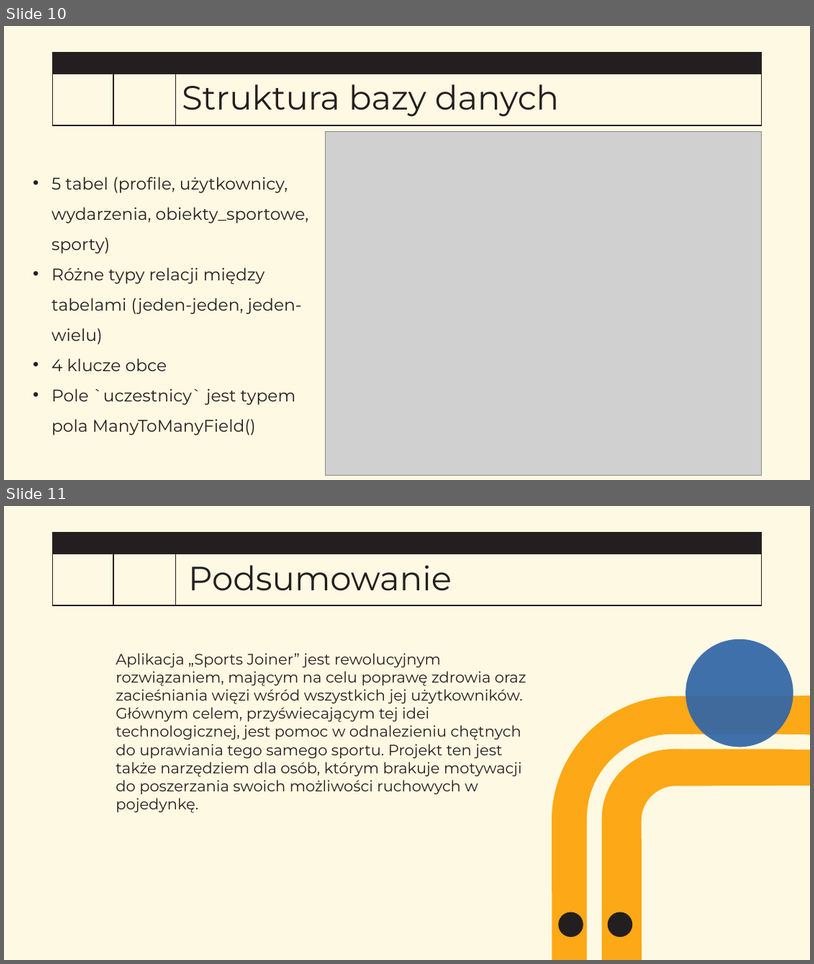
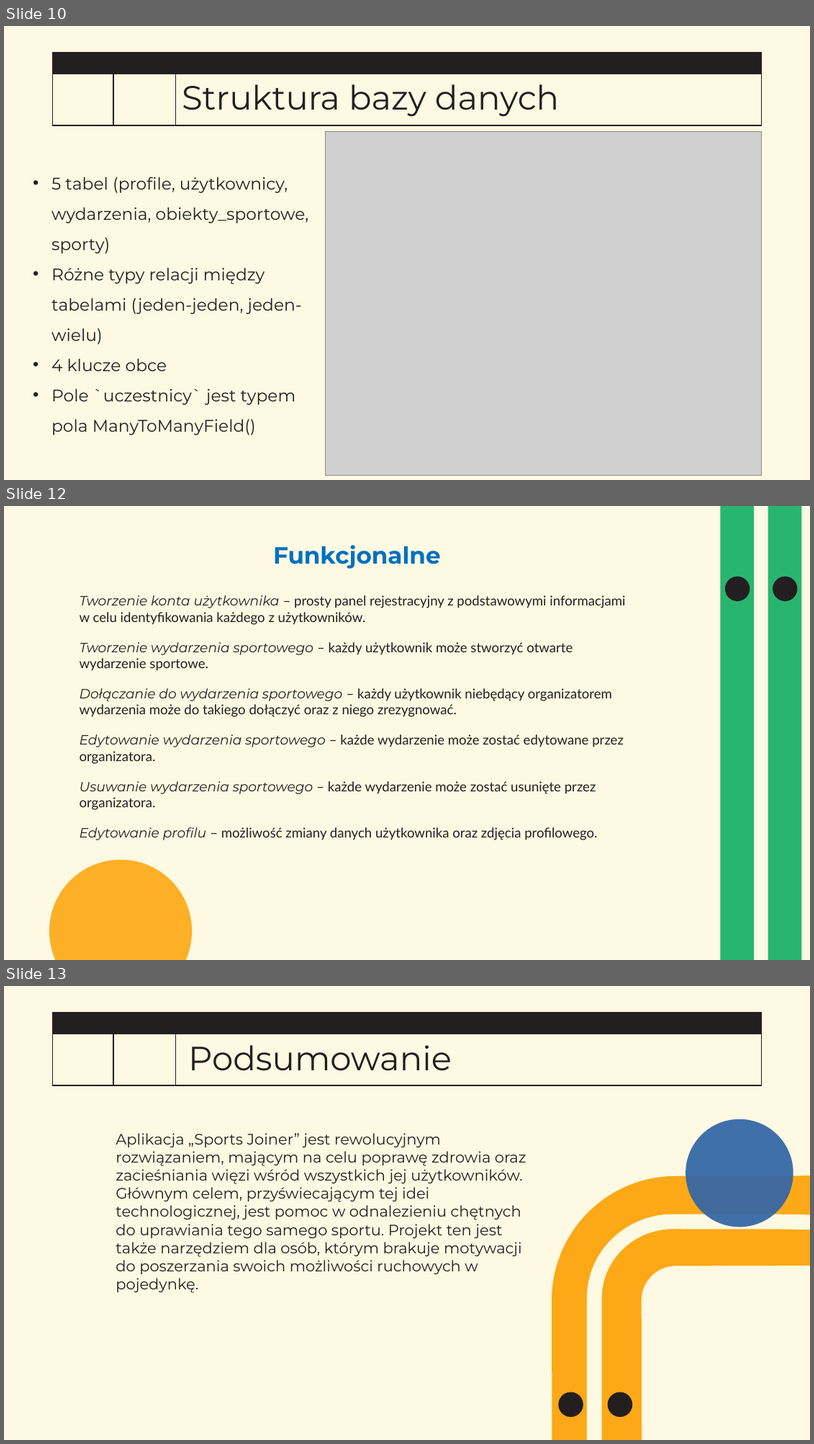
Before and after one commit to mkalejta/wspolczesne_zastosowania_informatyki, a slide deck: Aplikacja Sports Joiner.pptx. Shown one above the other, each under a label of ours: slides 10 and 11 before the commit, slides 10, 12 and 13 after it; the slides between them are not shown. The pictures are 814x964 and 814x1444 pixels, drawn with LibreOffice and Linux fonts; fonts in the diff are those of the drawing; grey boxes stand for pictures; background and template pictures are left out. Boxes give left, top, right and bottom in pixels: in the first picture for what was removed or moved away, otherwise in the second. Text is boxed around its words. In the diff, an @@ line names an element or a change of style, - is before the commit and + after.

```diff
--- a/Aplikacja Sports Joiner.pptx
+++ b/Aplikacja Sports Joiner.pptx
@@ slide 12 added at [4, 506, 810, 960], background #FDF9E2 @@
@@ freeform shape added at [738, 523, 738, 943], outline #00AA59 40.06 pt @@
@@ freeform shape added at [785, 523, 785, 943], outline #00AA59 40.06 pt @@
@@ text added at [273, 545, 441, 569], 28 pt, text #0070C0, bold @@
+Funkcjonalne
@@ page number added at [4, 560, 67, 601], 32 pt, text #FDF9E2 @@
+12
@@ ellipse added at [725, 576, 751, 601], fill #231F20 @@
@@ ellipse added at [773, 576, 797, 601], fill #231F20 @@
@@ text added at [80, 595, 625, 840], 16 pt, text #231F20 @@
+Tworzenie konta użytkownika – prosty panel rejestracyjny z podstawowymi informacjami w celu identyfikowania każdego z użytkowników.
+Tworzenie wydarzenia sportowego – każdy użytkownik może stworzyć otwarte wydarzenie sportowe.
+Dołączanie do wydarzenia sportowego – każdy użytkownik niebędący organizatorem wydarzenia może do takiego dołączyć oraz z niego zrezygnować.
+Edytowanie wydarzenia sportowego – każde wydarzenie może zostać edytowane przez organizatora.
+Usuwanie wydarzenia sportowego – każde wydarzenie może zostać usunięte przez organizatora.
+Edytowanie profilu – możliwość zmiany danych użytkownika oraz zdjęcia profilowego.
@@ freeform shape added at [49, 860, 192, 960], fill #FEA000 at 83% opacity @@
@@ what was slide 11 is now slide 13 @@
```
Also in this commit, not shown: 1 slide changed, 1 other slide added.
